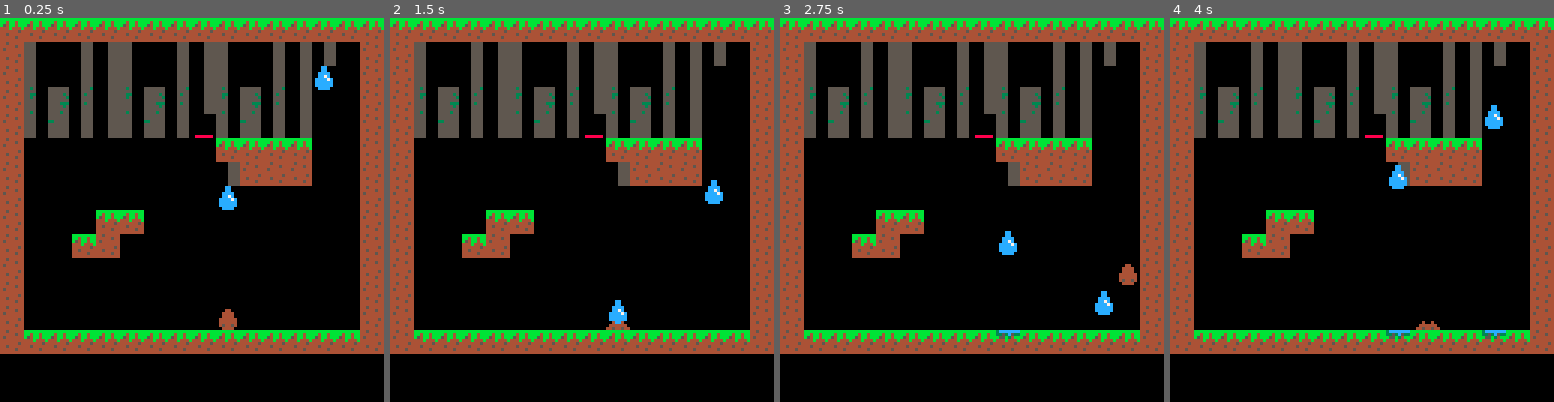
Above: before the commit, frames 1-4 (left to right).
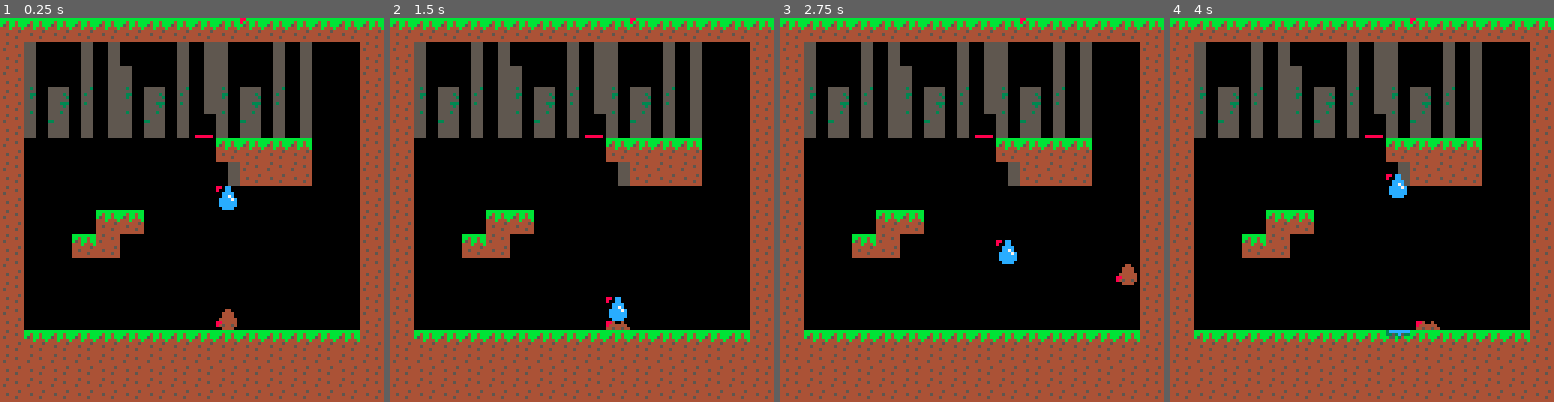
Above: after the commit, the same moments.

Repository: Mackain/ldjam45
Game: PICO-8 cartridge poopsim.p8
Two runs of this game, one before a commit and one after it. Both use one fixed random seed, a clock stepped at 60 frames per second and the inputs below.
Inputs:
- Up to frame 1 (0.25 s): no input
- Up to frame 2 (1.5 s): no input
- Up to frame 3 (2.75 s): hold Right 1.6-2.1 s; hold Up 2.15-2.42 s; hold Right from 2.47 s (still down)
- Up to frame 4 (4 s): release Right at 3.03 s; hold Left 3.08-3.58 s

The runs differ from the first frame. In frame 1, 13% of the frame differs, in the area x 0-100%, y 0-100%; in frame 2, 13%; in frame 3, 14%; in frame 4, 14%.

Commit message:
Merge shit

Diff:
--- a/poopsim.p8
+++ b/poopsim.p8
@@ -35,13 +35,18 @@
     player.hitbox = {0,0,0,0}
     player.inner_hitbox = {0,0,0,0}
 
+    player.upper_left = {x=0,y=0}
+    player.upper_right = {x=0,y=0}
+    player.lower_left= {x=0,y=0}
+    player.lower_right = {x=0,y=0}
+
     offset = 8
     drop_sprite = 192
     poop_sprite = 208
     wet_floor = 003
     blank_sprite = 63
     drop_anim_speed = 3
-    map_settings = {start_x = 0, start_y = 0, width = 16, height=14}
+    map_settings = {start_x = 0, start_y = 0, width = 16, height=16}
 
     drops = initialize_drops()
 end
@@ -56,7 +61,7 @@
         for x=map_settings.start_x, max_x ,1
         do
             sprite = mget(x,y)
-            if(sprite == drop_sprite) then
+            if sprite == drop_sprite then
                 add(drops, create_drop(x*8,y*8))
                 mset(x,y,63)
             end
@@ -108,13 +113,12 @@
         sfx(1)
     end
 
-    side_col(1)
+    player.hitbox = side_col(1)
 
     player.gravity = gravity - player.force
 
     if(player.gravity>1) then player.is_falling=true player.is_jumping=false
     else player.is_falling=false end
-
     --check for collision when falling
     check_colision()
 
@@ -176,12 +180,19 @@
             player.y = first_y_col
         end
     end
+    -- player falling
+    -- set player corners
+    player.upper_left = {x=player.x, y=player.y+player.whitespace}
+    player.upper_right = {x=player.x + player.width -1, y=player.y+player.whitespace}
+    player.lower_left = {x=player.x, y=player.y+player.whitespace+player.height -1}
+    player.lower_right = {x=player.x + player.width - 1, y=player.y+player.whitespace + player.height - 1}
+
 end
 
 function move_drop(drop)
 	drop.y += 1
-	floor_collision = check_collision_floor(drop)
-    player_collision = check_collision_player(drop)
+	floor_collision = check_drop_collision_floor(drop)
+    player_collision = check_drop_collision_player(drop)
 	if floor_collision or player_collision	then
 	    drop.breaking = 1
         if floor_collision then
@@ -190,60 +201,73 @@
 	end
 end
 
-function check_collision_floor(drop)
+function check_drop_collision_floor(drop)
 	return fget(mget((drop.x+4)/8,(drop.y+offset)/8), 1)
 end
 
+function check_drop_collision_player(drop)
+
+    for dropx=flr(drop.x), flr(drop.x)+8,1 do
+        for dropy=flr(drop.y), flr(drop.y)+8 ,1 do
+            if flr(player.upper_left.x) == dropx and flr(player.upper_left.y) == dropy then
+                player.level -= 1
+                return true
+            end
+            if flr(player.upper_right.x) == dropx and flr(player.upper_right.y) == dropy then
+                player.level -= 1
+                return true
+            end
+            if flr(player.lower_left.x) == dropx and flr(player.lower_left.y) == dropy then
+                player.level -= 1
+                return true
+            end
+            if flr(player.lower_right.x) == dropx and flr(player.lower_right.y) == dropy then
+                player.level -= 1
+                return true
+            end
+        end
+    end
+    return false
+end
+
 function side_col(flag)
 
-
-    player.hitbox = {0,0,0,0}
+    hitbox = {0,0,0,0}
 
         --bottom
     for i = 0,player.width-1,1 do
         if (fget(mget(flr((player.x+i)/8),flr((player.y+player.height+player.whitespace)/8)), flag)) then
-            player.hitbox[1]+=1
+            hitbox[1]+=1
         end
     end
 
     --right
     for i = 0,player.height-1,1 do
         if (fget(mget(flr((player.x+player.width)/8),flr((player.y+player.whitespace+i)/8)), flag)) then
-            player.hitbox[2]+=1
+            hitbox[2]+=1
         end
     end
 
     --top
     for i = 0,player.width-1,1 do
         if (fget(mget(flr((player.x+i)/8),flr((player.y+player.whitespace)/8)), flag)) then
-            player.hitbox[3]+=1
+            hitbox[3]+=1
         end
     end
 
     --left
     for i = 0,player.height-1,1 do
         if (fget(mget(flr((player.x-1)/8),flr((player.y+player.whitespace+i)/8)), flag)) then
-            player.hitbox[4]+=1
-        end
-    end
-
-end
-
-function check_collision_player(drop)
-    for corner in all(player.corners)
-    do
-        if (corner.x/8 == drop.x/8) and (corner.y/8 == drop.y/8) then
-            player.level -= 1
-	        return true
-        end
-    end
-    return false
+            hitbox[4]+=1
+        end
+    end
+     return hitbox
 end
 
 -->8
 function _draw()
 	cls()
-	map(0,0)
+	map(map_settings.start_x,map_settings.start_y)
     detect_player_damage(player.corners)
     detect_player_health(player.corners)
     for drop in all(drops) do
@@ -256,22 +280,37 @@
     -- print("gravity: " .. player.gravity,0,18,7)
     -- print("force: " .. player.force,0,24,7)
 
-    -- print("HEALTH - " .. player.level,0,0,7)
     -- print("UL - (" .. player.corners[1].x .. "," .. player.corners[1].y .. ")")
     -- print("UR - (" .. player.corners[2].x .. "," .. player.corners[2].y .. ")")
     -- print("BL - (" .. player.corners[3].x .. "," .. player.corners[3].y .. ")")
     -- print("BR - (" .. player.corners[4].x .. "," .. player.corners[4].y .. ")")
     -- print("BOX" .. player.hitbox[1] .. "-" .. player.hitbox[2] .. "-" .. player.hitbox[3] .. "-" .. player.hitbox[4])
     -- print("BOX" .. player.inner_hitbox[1] .. "-" .. player.inner_hitbox[2] .. "-" .. player.inner_hitbox[3] .. "-" .. player.inner_hitbox[4],0,10)
+    -- print("drop: l(" .. drops[2].x .. "," .. drops[2].y .. "). r(" .. (drops[2].x+8) .. "," .. (drops[2 ].y+8),0,1)
+    -- print("player: l(" .. player.x .. "," .. player.y .. "). r(" .. (player.x+player.width) .. "," .. (player.y+player.height),0,10)
+    -- print(isOverlap, 0, 15)
     -- print("GLOBAL GRAVITY - " .. gravity,0,5,7)
     -- print("PLAYER GRAVITY - " .. player.gravity,0,10,7)
     -- print("PLAYER FORCE - " .. player.force,0,15,7)
 	draw_player(player)
+end
+
+function load_map()
 
 end
 
 function draw_player(player)
 	spr(player.sprite, player.x, player.y, 1,1, player.is_flipped)
+
+
+    -- stuff
+    spr(16, player.upper_left.x, player.upper_left.y)
+    spr(16, drops[1].x, drops[1].y)
+    --spr(16, drops[1].x+8, drops[1].y+8)
+    spr(16, drops[1].x+8, shit_counter)
+    --spr(16, player.x, player.y)
+    --spr(16, player.x, player.y)
+    --spr(16, player.x, player.y)
 end
 
 function draw_drop(drop)
@@ -324,6 +363,20 @@
             mset(corner.x/8, corner.y/8, blank_sprite)
         end
     end
+end
+
+function rectangle_overlap (l1,l2,r1,r2)
+    -- If one rectangle is on left side of other
+    if (l1.x > r2.x or l2.x > r1.x) then
+        return false;
+    end
+
+    --If one rectangle is above other
+    if (l1.y > r2.y or l2.y > r1.y) then
+        return false;
+    end
+
+    return true;
 end
 
 -->8
@@ -616,26 +669,31 @@
 0000000000000000000000000000000000000000000000000000000000000000000000000000000000000000000000000000000000000000000000000000000001000000000000000000000000000000040404000000000000000000000000000000000000000000000000000000000000000000000000000000000000000000
 __map__
 0202020202020202020202020202020200000000000000000000000000000000000000000000000000000000000000000000000000000000000000000000000000000000000000000000000000000000000000000000000000000000000000000000000000000000000000000000000000000000000000000000000000000000
-040c0d0e0f0c0d0e0f0c0d0e0fc0000400000000000000000000000000000000000000000000000000000000000000000000000000000000000000000000000000000000000000000000000000000000000000000000000000000000000000000000000000000000000000000000000000000000000000000000000000000000
+040c0d0e0f050d0e0f0c0d0e0f05000400000000000000000000000000000000000000000000000000000000000000000000000000000000000000000000000000000000000000000000000000000000000000000000000000000000000000000000000000000000000000000000000000000000000000000000000000000000
 041c1d1e1f1c1d1e1f1c1d1e1f00000400000000000000000000000000000000000000000000000000000000000000000000000000000000000000000000000000000000000000000000000000000000000000000000000000000000000000000000000000000000000000000000000000000000000000000000000000000000
 042c2d2e2f2c2d2e2f2c2d2e2f00000400000000000000000000000000000000000000000000000000000000000000000000000000000000000000000000000000000000000000000000000000000000000000000000000000000000000000000000000000000000000000000000000000000000000000000000000000000000
 043c3d3e3f3c3d3e303c3d3e3f00000400000000000000000000000000000000000000000000000000000000000000000000000000000000000000000000000000000000000000000000000000000000000000000000000000000000000000000000000000000000000000000000000000000000000000000000000000000000
 0400000000000000000202020200000400000000000000000000000000000000000000000000000000000000000000000000000000000000000000000000000000000000000000000000000000000000000000000000000000000000000000000000000000000000000000000000000000000000000000000000000000000000
 040808080808080808c004040408000400000000000000000000000000000000000000000000000000000000000000000000000000000000000000000000000000000000000000000000000000000000000000000000000000000000000000000000000000000000000000000000000000000000000000000000000000000000
-0408080808080808080808080808000400000000000000000000000000000000000000000000000000000000000000000000000000000000000000000000000000000000000000000000000000000000000000000000000000000000000000000000000000000000000000000000000000000000000000000000000000000000
+0408080808080808080808080808000416161616160000000000000000000000000000000000000000000000000000000000000000000000000000000000000000000000000000000000000000000000000000000000000000000000000000000000000000000000000000000000000000000000000000000000000000000000
 0400000002020000000000000000000400000000000000000000000000000000000000000000000000000000000000000000000000000000000000000000000000000000000000000000000000000000000000000000000000000000000000000000000000000000000000000000000000000000000000000000000000000000
 0400000204000000000000000000000400000000000000000000000000000000000000000000000000000000000000000000000000000000000000000000000000000000000000000000000000000000000000000000000000000000000000000000000000000000000000000000000000000000000000000000000000000000
 0400000000000000000000000000000400000000000000000000000000000000000000000000000000000000000000000000000000000000000000000000000000000000000000000000000000000000000000000000000000000000000000000000000000000000000000000000000000000000000000000000000000000000
 0400000000000000000000000000000400000000000000000000000000000000000000000000000000000000000000000000000000000000000000000000000000000000000000000000000000000000000000000000000000000000000000000000000000000000000000000000000000000000000000000000000000000000
 0407070707070707070707070707070400000000000000000000000000000000000000000000000000000000000000000000000000000000000000000000000000000000000000000000000000000000000000000000000000000000000000000000000000000000000000000000000000000000000000000000000000000000
 0402020202020202020202020202020400000000000000000000000000000000000000000000000000000000000000000000000000000000000000000000000000000000000000000000000000000000000000000000000000000000000000000000000000000000000000000000000000000000000000000000000000000000
-…(10 lines of a section not shown)…
+0404040404040404040404040404040400000000000000000000000000000000000000000000000000000000000000000000000000000000000000000000000000000000000000000000000000000000000000000000000000000000000000000000000000000000000000000000000000000000000000000000000000000000
+0404040404040404040404040404040400000000000000000000000000000000000000000000000000000000000000000000000000000000000000000000000000000000000000000000000000000000000000000000000000000000000000000000000000000000000000000000000000000000000000000000000000000000
+0000000000000000161616000000000000000000000000000000000000000000000000000000000000000000000000000000000000000000000000000000000000000000000000000000000000000000000000000000000000000000000000000000000000000000000000000000000000000000000000000000000000000000
+0000000000001616161600161616000000000000000000000000000000000000000000000000000000000000000000000000000000000000000000000000000000000000000000000000000000000000000000000000000000000000000000000000000000000000000000000000000000000000000000000000000000000000
+1616161616161616161616161616000000000000000000000000000000000000000000000000000000000000000000000000000000000000000000000000000000000000000000000000000000000000000000000000000000000000000000000000000000000000000000000000000000000000000000000000000000000000
+…(10 lines of a section not shown)…
